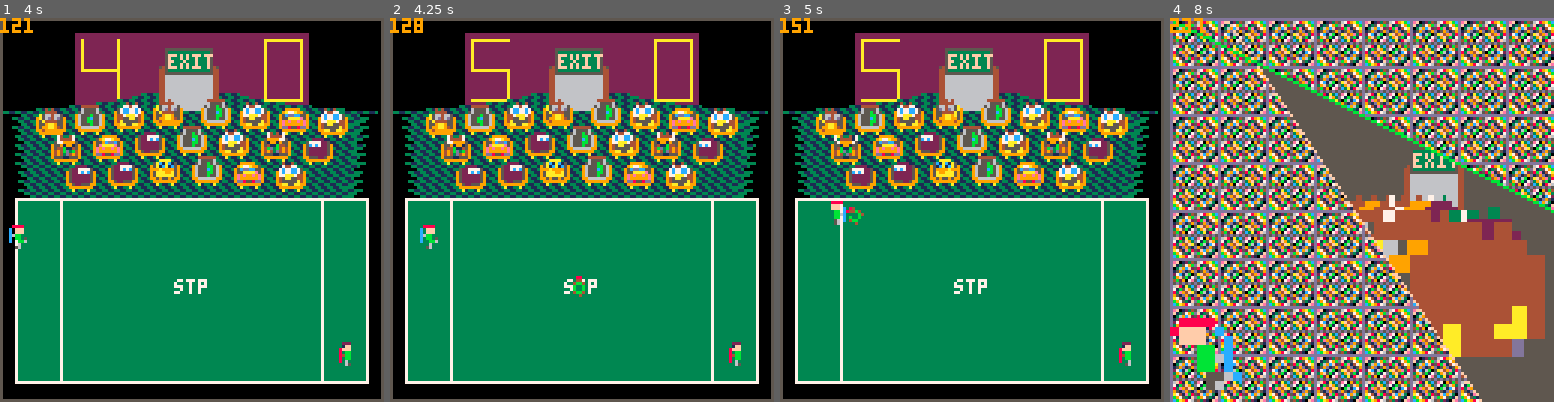
Above: before the commit, frames 1-4 (left to right).
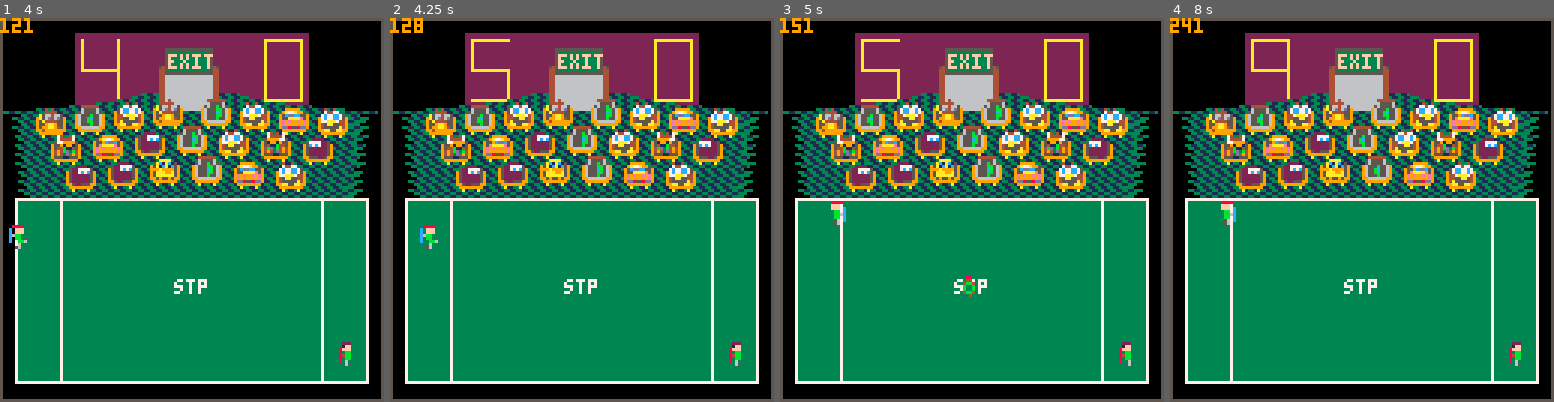
Above: after the commit, the same moments.

Repository: topromulan/STP4
Game: PICO-8 cartridge stp4.p8
Same seed, same stepped clock (60 frames per second), same inputs: the game is played once before the commit and once after it.
Inputs:
- Up to frame 1 (4 s): tap X (X key) at 0.33, 1.07, 1.85, 2.97 s; tap O (Z key) at 0.7, 1.7, 2.1, 2.5, 2.9, 3.3, 3.7 s; hold Right 1.6-2.1 s; hold Up 2.15-2.42 s; hold Right 2.47-3.03 s; hold Left 3.08-3.58 s; hold Down 3.63-3.97 s
- Up to frame 2 (4.25 s): hold Right from 4.02 s (still down); tap X (X key) at 4.08 s; tap O (Z key) at 4.1 s
- Up to frame 3 (5 s): tap O (Z key) at 4.5, 4.9 s; release Right at 4.68 s; hold Up from 4.73 s (still down)
- Up to frame 4 (8 s): release Up at 5.03 s; hold Left 5.08-5.68 s; tap X (X key) at 5.2, 6.32, 7.43 s; tap O (Z key) every 0.4 s from 5.3 to 7.7 s; hold Down 5.73-6.03 s; hold Right 6.08-6.58 s; hold Right 6.63-7.13 s; hold Up 7.18-7.45 s; hold Right from 7.5 s (still down)

Frame 1 is identical in both runs. In frame 2, 0.1% of the frame differs, in the area x 47-51%, y 67-73%; in frame 3, 1.2%; in frame 4, 95%, in the area x 0-100%, y 0-100%.

Commit message:
little more time after goals

Diff:
--- a/stp4.p8
+++ b/stp4.p8
@@ -346,17 +346,17 @@
   oddball.dy*=0.75+rnd(0.2)
  end
 
- --score!! goal
+ --score!! goal!!
  if(oddball.x<stadium.field.left-4) then
   players[2].score+=1
   sfx(1)
   oddball.upforgrabs=true
-  oddball.service_time=cycles+3+flr(rnd(3))
+  oddball.service_time=cycles+13+flr(rnd(3))
  elseif(oddball.x>stadium.field.right-3) then
   players[1].score+=1
   sfx(1)
   oddball.upforgrabs=true
-  oddball.service_time=cycles+3+flr(rnd(3))
+  oddball.service_time=cycles+13+flr(rnd(3))
  end
 end
 
